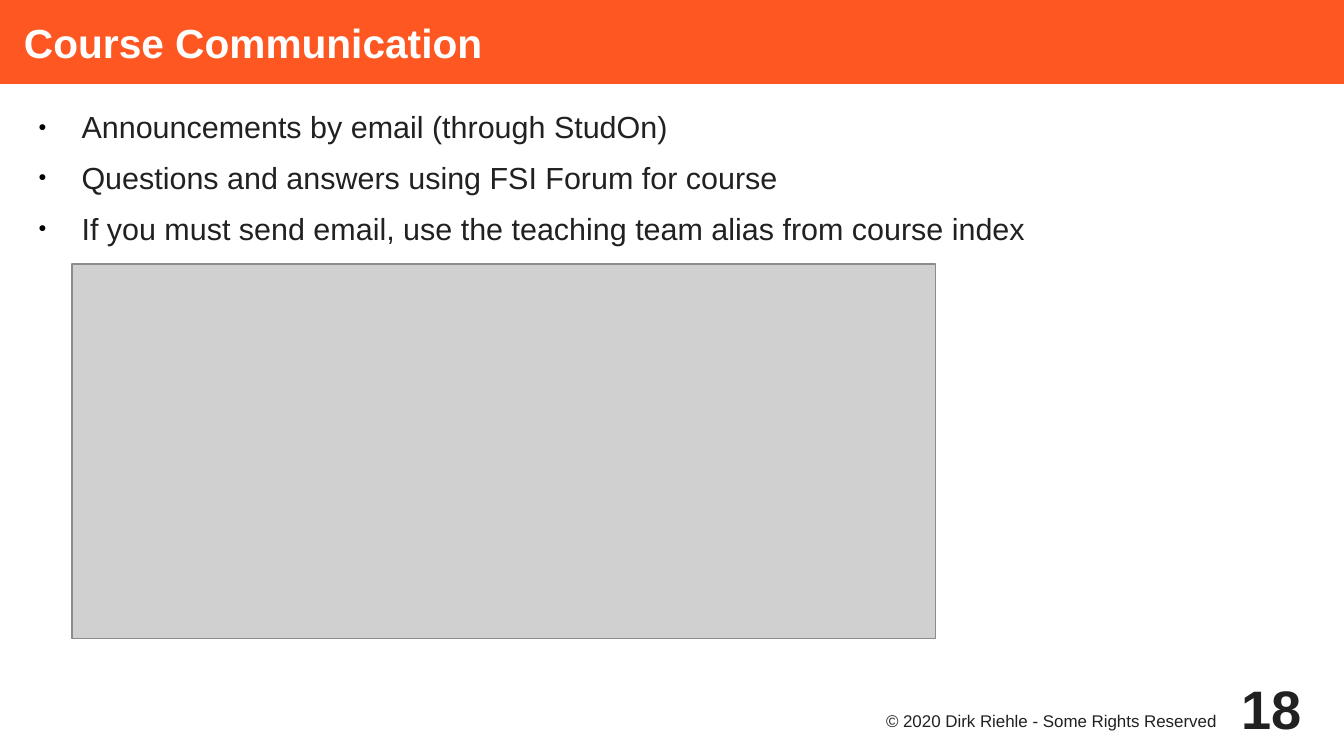
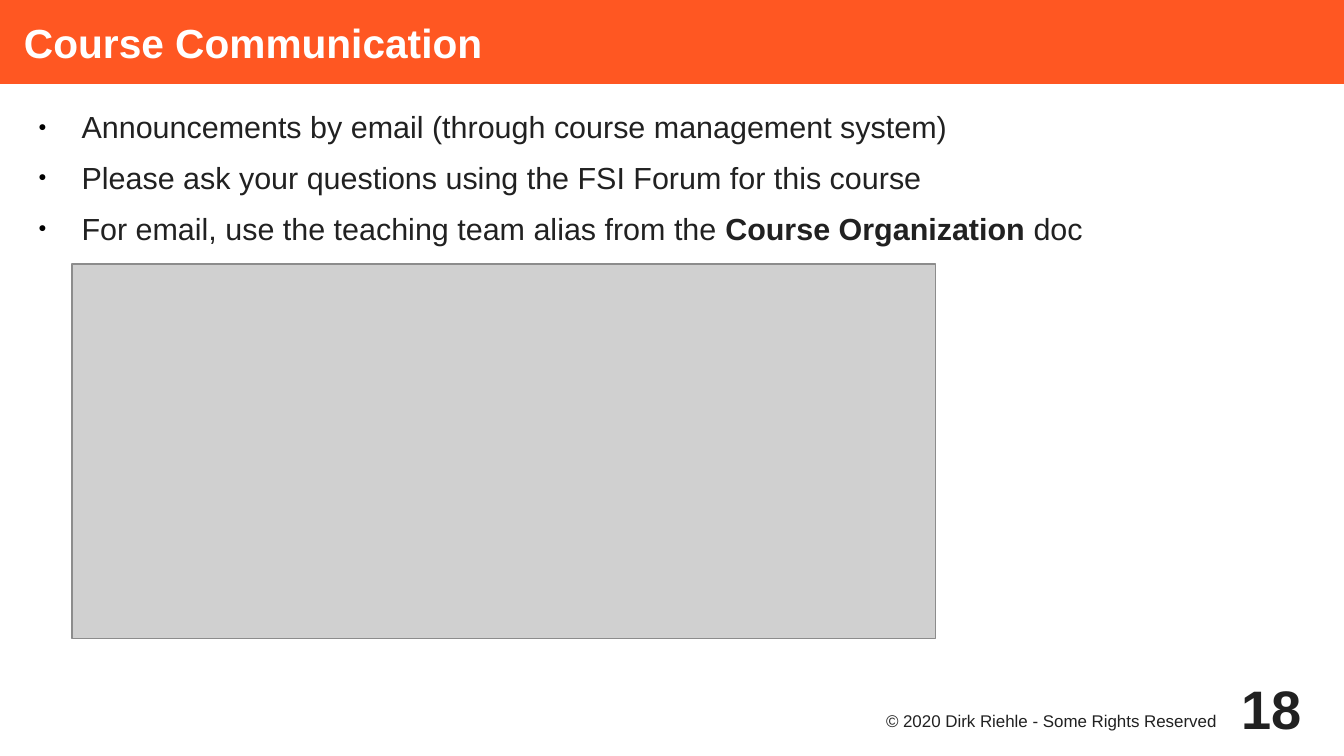
Before and after one commit to dirkriehle/adap-course, a slide deck: slide 18 of Lecture Slides/ADAP A01 - Course Introduction.odp. Drawn at 1344x756 pixels with LibreOffice and Linux fonts; fonts in the diff are those of the drawing; grey boxes stand for pictures. Boxes give left, top, right and bottom in pixels: in the first picture for what was removed or moved away, otherwise in the second. Text is boxed around its words. In the diff, an @@ line names an element or a change of style, - is before the commit and + after.

```diff
--- a/Lecture Slides/ADAP A01 - Course Introduction.odp
+++ b/Lecture Slides/ADAP A01 - Course Introduction.odp
@@ text at bbox=[82, 116, 1083, 246]: text changed @@
-● Announcements by email (through StudOn)
-● Questions and answers using FSI Forum for course
-● If you must send email, use the teaching team alias from course index
+● Announcements by email (through course management system)
+● Please ask your questions using the FSI Forum for this course
+● For email, use the teaching team alias from the Course Organization doc
```
Also in this commit, not shown: 3 other slides changed, 3 other files.
